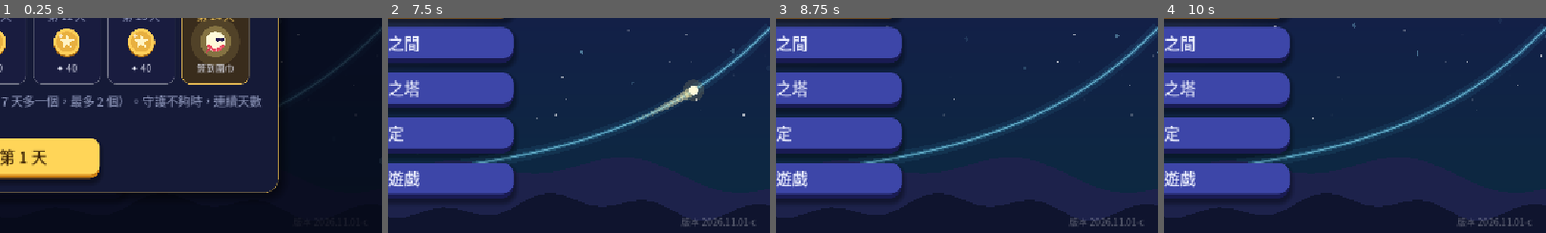
Above: before the commit, frames 1-4 (left to right).
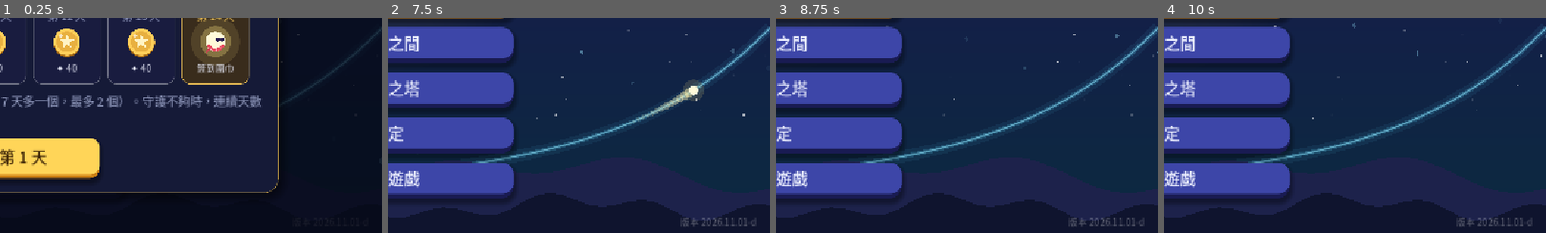
Above: after the commit, the same moments.

Repository: sam2068csie/light-spirit-journey
Game: Godot game, scene res://main_menu.tscn
Same seed, same stepped clock (60 frames per second), same inputs: the game is played once before the commit and once after it.
Inputs (mouse positions are % of the whole screen's width and height, from its top left):
- Up to frame 1 (0.25 s): no input
- Up to frame 2 (7.5 s): click "開始冒險" at 0.5 s; click "開始冒險" at 1.25 s; click "修煉之間" at 2 s; click "終焉之塔" at 2.75 s; click "設定" at 3.5 s; click "離開遊戲" at 4.25 s; click "每日任務" at 5 s; click "光靈扭蛋" at 5.75 s; click "光靈衣櫃" at 6.5 s; click "✕" at 7.25 s
- Up to frame 3 (8.75 s): tap Enter at 8 s; drag from (50, 50) to (60, 28) at 8.02 s
- Up to frame 4 (10 s): drag from (30, 55) to (45, 70) at 8.77 s; move the mouse to (60, 28) at 9.52 s; hold Right from 9.53 s (still down); tap 9 at 9.6 s
The pictures show only the part of the screen within x 50-100%, y 50-100%; the shares and areas given below are measured in that part.

The runs differ from the first frame. In frame 2, 0.1% of the frame differs, in the area x 76-97%, y 92-97%; in frame 3, 0.1%; in frame 4, 0.1%.

Commit message:
G6 半角鏡面：公式各寫成一行，進度條放在文字下面不再重疊 (BUILD 2026.11.01-d)
Co-Authored-By: Claude Opus 5.5 <noreply@anthropic.com>
Claude-Session: https://claude.ai/code/session_01RombajUyooAJ6yvir5uviP

Diff:
--- a/data/game.gd
+++ b/data/game.gd
@@ -560,7 +560,7 @@
 
 const DQ := preload("daily_quests.gd")
 ## 版本號（主畫面右下角會顯示）：每次交給你新的檔案時更新，方便確認手機上裝的是不是最新版
-const BUILD := "2026.11.01-c"
+const BUILD := "2026.11.01-d"
 
 
 ## 讀取各單元的資料；舊存檔（還沒有單元的版本）的今日修煉、終焉之塔紀錄搬到「指數與對數」
--- a/data/level_trig6_mirror.gd
+++ b/data/level_trig6_mirror.gd
@@ -613,20 +613,20 @@
 			y = _line_text(font, x0, y, w, "= %s − %s = %s" % [dec3(cp * cp), dec3(sp * sp), dec3(cos(th))], 15, gold)
 		else:
 			y = _line_text(font, x0, y, w, "θ = 2φ = %s°" % dec(phd * 2.0), 16, gold)
-			y = _line_text(font, x0, y, w, "sin²φ = \\frac{1}{2}(1 − cos θ)", 15, Color(0.9, 0.95, 1.0))
-			y = _line_text(font, x0, y, w, "= \\frac{1}{2}(1 − %s) = %s" % [pn(cos(th)), dec3(sp * sp)], 15, gold)
-			y = _line_text(font, x0, y + 2.0, w, "cos²φ = \\frac{1}{2}(1 + cos θ)", 15, Color(0.9, 0.95, 1.0))
-			y = _line_text(font, x0, y, w, "= \\frac{1}{2}(1 + %s) = %s" % [pn(cos(th)), dec3(cp * cp)], 15, gold)
+			# 一個公式寫成一行（公式＝代入＝結果），才不會和下面的進度條疊在一起
+			y = _line_text(font, x0, y, w, "sin²φ = \\frac{1}{2}(1 − cos θ) = \\frac{1}{2}(1 − %s) = %s" % [pn(cos(th)), dec3(sp * sp)], 15, gold)
+			y = _line_text(font, x0, y + 2.0, w, "cos²φ = \\frac{1}{2}(1 + cos θ) = \\frac{1}{2}(1 + %s) = %s" % [pn(cos(th)), dec3(cp * cp)], 15, gold)
 		# 接近度：離目標還差多少
 		if spec.has("target"):
 			var d := absf(fposmod(deg_to_rad(float(spec.target)) - th + PI, TAU) - PI)
 			var k := clampf(1.0 - rad_to_deg(d) / 180.0, 0.0, 1.0)
-			var bar := Rect2(x0, rc.end.y - 84.0, w, 10.0)
+			var bar_y := maxf(rc.end.y - 84.0, y + 8.0)        # 放在文字下面，不要疊上去
+			var bar := Rect2(x0, bar_y, w, 10.0)
 			draw_rect(bar, Color(1, 1, 1, 0.1))
 			var ok := d < 1e-6
 			draw_rect(Rect2(bar.position, Vector2(bar.size.x * k, bar.size.y)), UITheme.GOOD if ok else Color(1, 0.75, 0.4))
 			var lab := "對準了！按「確定」" if ok else "反射線離目標還差 %s°" % dec(rad_to_deg(d))
-			_line_text(font, x0, rc.end.y - 70.0, w, lab, 14, UITheme.GOOD if ok else Color(1, 0.92, 0.7))
+			_line_text(font, x0, bar_y + 14.0, w, lab, 14, UITheme.GOOD if ok else Color(1, 0.92, 0.7))
 
 	# --- eq：拼公式（θ） ---
 
